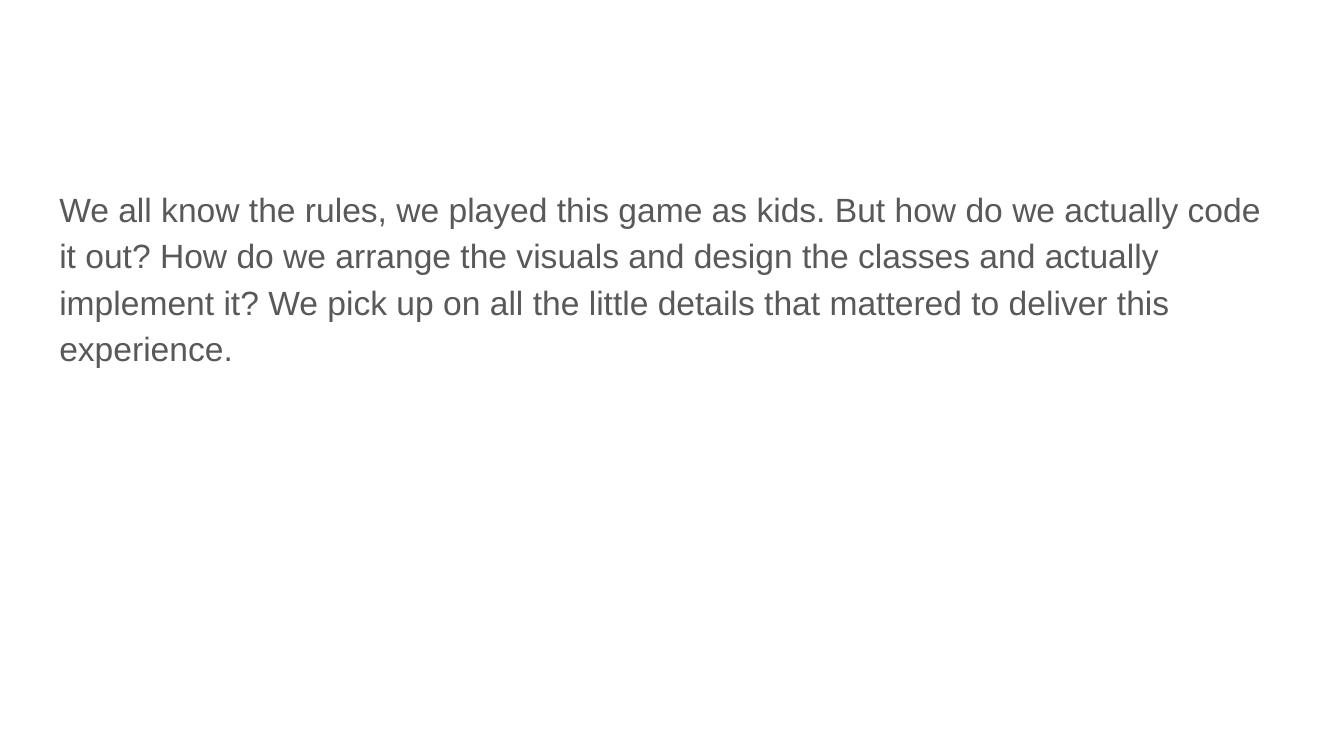
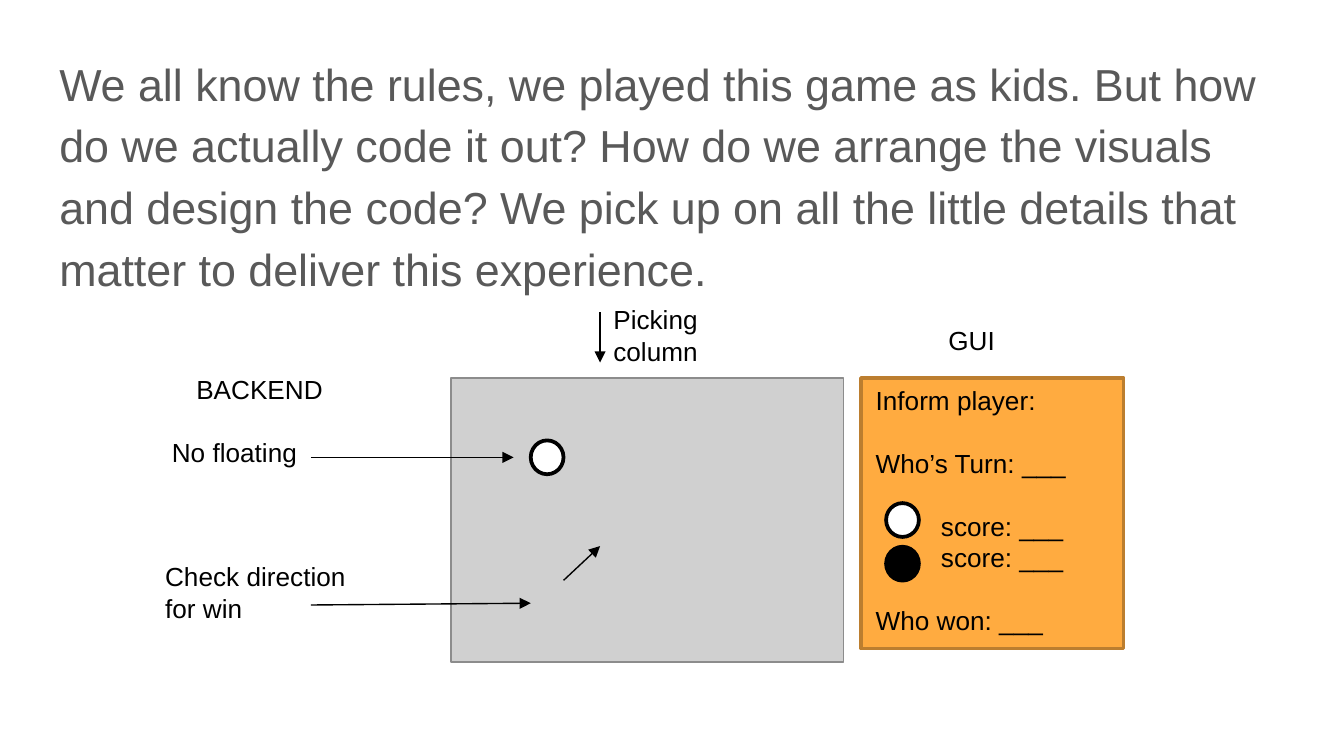
Before and after one commit to yangyaoi/Connect-Four-Project, a slide deck: slide 4 of Documents/Final Presentation/Ilija's Parts.pptx. Drawn at 1344x756 pixels with LibreOffice and Linux fonts; fonts in the diff are those of the drawing; grey boxes stand for pictures. Boxes give left, top, right and bottom in pixels: in the first picture for what was removed or moved away, otherwise in the second. Text is boxed around its words. In the diff, an @@ line names an element or a change of style, - is before the commit and + after.

```diff
--- a/Documents/Final Presentation/Ilija's Parts.pptx
+++ b/Documents/Final Presentation/Ilija's Parts.pptx
@@ text at (x1=59, y1=68, x2=1256, y2=295): text changed; size 18 to 24 pt @@
-We all know the rules, we played this game as kids. But how do we actually code it out? How do we arrange the visuals and design the classes and actually implement it? We pick up on all the little details that mattered to deliver this experience.
+We all know the rules, we played this game as kids. But how do we actually code it out? How do we arrange the visuals and design the code? We pick up on all the little details that matter to deliver this experience.
@@ arrow added from (601, 313) to (601, 363), #000000 0.75 pt @@
@@ text added at (x1=613, y1=310, x2=697, y2=362), 14 pt, text #000000 @@
+Picking column
@@ text added at (x1=948, y1=331, x2=994, y2=351), 14 pt, text #000000 @@
+GUI
@@ text added at (x1=196, y1=380, x2=322, y2=400), 14 pt, text #000000 @@
+BACKEND
@@ picture added at (x1=452, y1=378, x2=844, y2=661) @@
@@ rectangle added at (x1=862, y1=378, x2=1124, y2=648), fill #FFAB40, outline #BD7F2F 2 pt @@
@@ text added at (x1=876, y1=391, x2=1036, y2=631), 14 pt, text #000000 @@
+Inform player:
+Who’s Turn: ___
+score: ___
+score: ___
+Who won: ___
@@ text added at (x1=172, y1=443, x2=297, y2=468), 14 pt, text #000000 @@
+No floating
@@ ellipse added at (x1=531, y1=441, x2=563, y2=474), fill #FFFFFF, outline #000000 2 pt @@
@@ arrow added from (310, 457) to (513, 457), #000000 0.75 pt @@
@@ ellipse added at (x1=886, y1=503, x2=918, y2=536), fill #FFFFFF, outline #000000 2 pt @@
@@ text added at (x1=165, y1=567, x2=346, y2=619), 14 pt, text #000000 @@
+Check direction for win
@@ arrow added from (563, 581) to (601, 546), #000000 0.75 pt @@
@@ ellipse added at (x1=886, y1=547, x2=918, y2=581), fill #000000, outline #000000 2 pt @@
@@ arrow added from (310, 605) to (531, 603), #000000 0.75 pt @@
```
Also in this commit, not shown: 3 other slides changed, 3 slides added, 9 other files.
